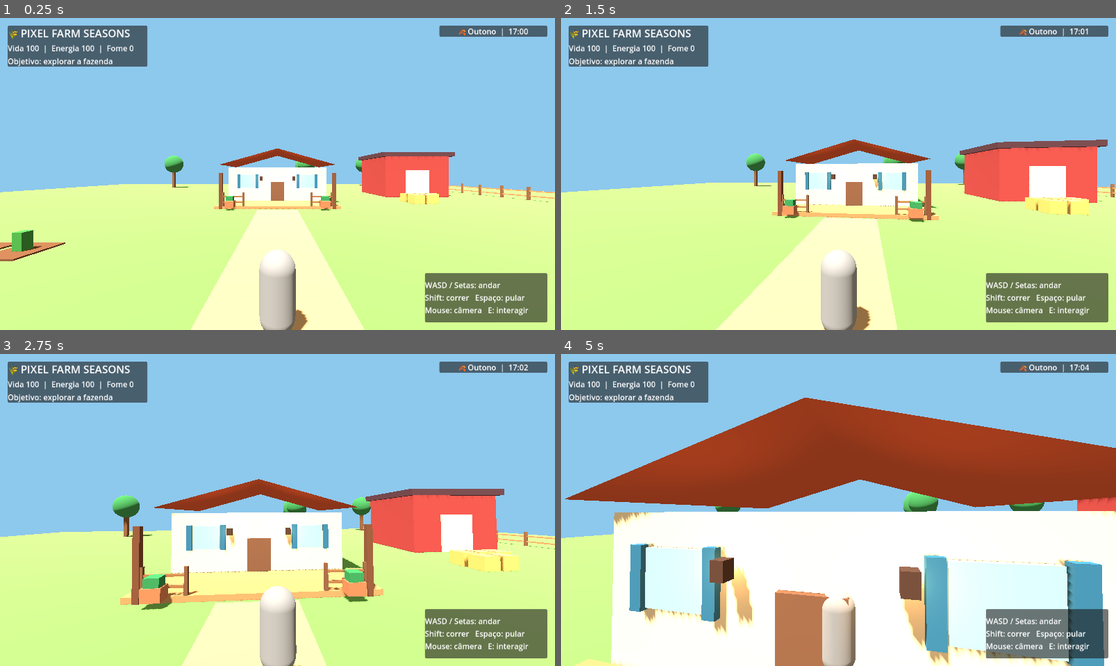
Above: before the commit, frames 1-4 (two rows, left to right).
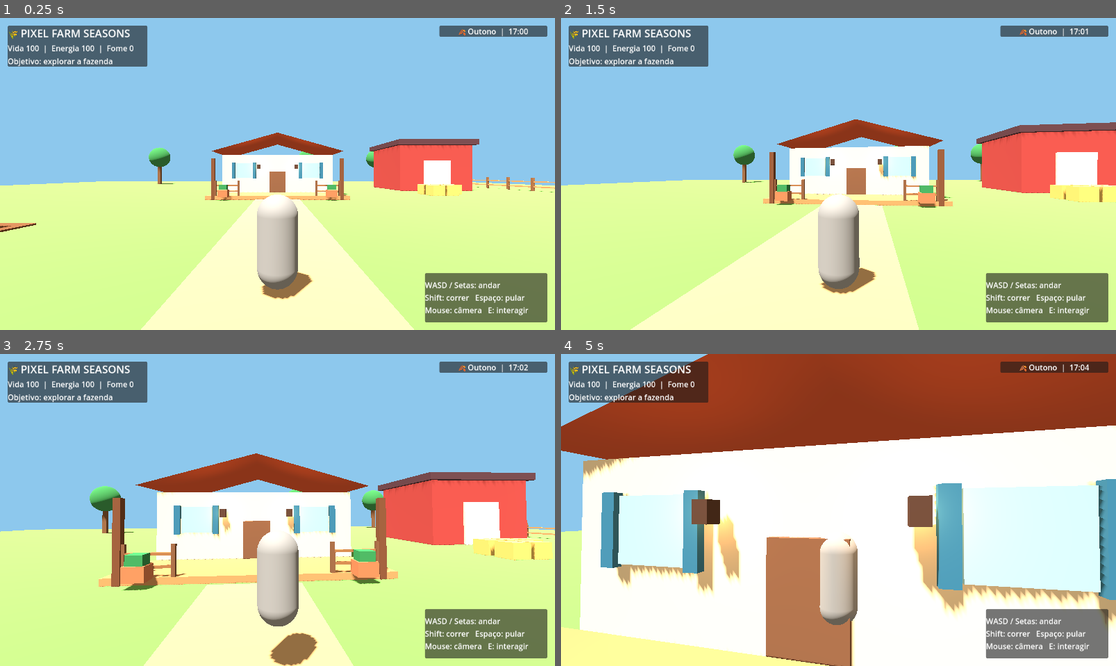
Above: after the commit, the same moments.

Repository: juniordev830/pixel-farm-seasons
Game: Godot game, scene res://main.tscn
Same seed, same stepped clock (60 frames per second), same inputs: the game is played once before the commit and once after it.
Inputs (mouse positions are in pixels of both pictures, inside the frame that each line leads up to):
- Up to frame 1 (0.25 s): no input
- Up to frame 2 (1.5 s): tap Enter (ui_accept) at 0.5, 0.77 s; move the mouse to (866, 174) at 0.52 s; hold Shift 0.53-1.28 s; hold Up (ui_up) from 0.53 s (still down); move the mouse to (810, 174) at 1.27 s; tap E at 1.35 s
- Up to frame 3 (2.75 s): keep holding Up (ui_up); tap Enter (ui_accept) at 1.52 s; move the mouse to (288, 503) at 2.02 s; hold Space from 2.03 s (still down)
- Up to frame 4 (5 s): keep holding Up (ui_up); move the mouse to (832, 516) at 2.77 s; release Space at 2.78 s; tap Shift at 2.85 s; tap Enter (ui_accept) at 3.02, 3.77, 4.52 s; move the mouse to (877, 513) at 3.52 s; tap E at 3.6 s; move the mouse to (794, 506) at 4.27 s; tap Space at 4.35 s

The runs differ from the first frame. In frame 1, 16% of the frame differs, in the area x 0-100%, y 36-100%; in frame 2, 20%; in frame 3, 27%; in frame 4, 71%, in the area x 0-100%, y 0-100%.
Error before the commit: Attempt to call function 'add_excluded_object' in base 'null instance' on a null instance. (res://third_person_controller.gd:14)
Error after the commit: Invalid access to property or key 'environment' on a base object of type 'null instance'. (res://day_night_controller.gd:46)

Commit message:
feat: attach spring-arm camera to player scene

Diff:
--- a/godot/player.tscn
+++ b/godot/player.tscn
@@ -23,9 +23,13 @@
 [node name="CameraPivot" type="Node3D" parent="."]
 position = Vector3(0, 1.3, 0)
 
-[node name="Camera3D" type="Camera3D" parent="CameraPivot"]
-position = Vector3(0, 1.3, 4.5)
+[node name="SpringArm3D" type="SpringArm3D" parent="CameraPivot"]
+spring_length = 4.5
+margin = 0.18
+
+[node name="Camera3D" type="Camera3D" parent="CameraPivot/SpringArm3D"]
 current = true
+fov = 68.0
 
-[node name="InteractionRay" type="RayCast3D" parent="CameraPivot/Camera3D"]
+[node name="InteractionRay" type="RayCast3D" parent="CameraPivot/SpringArm3D/Camera3D"]
 target_position = Vector3(0, 0, -5)
